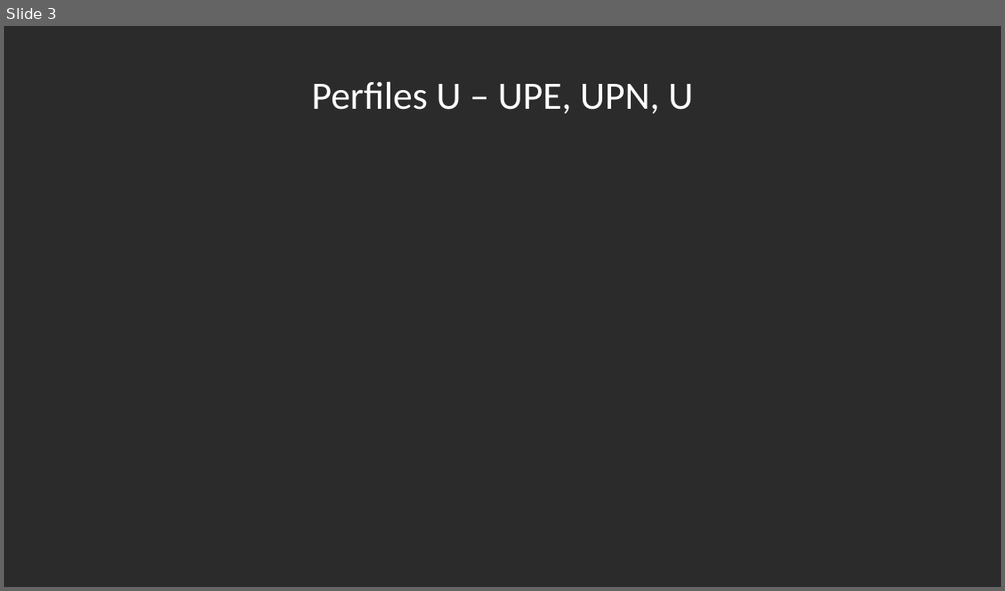
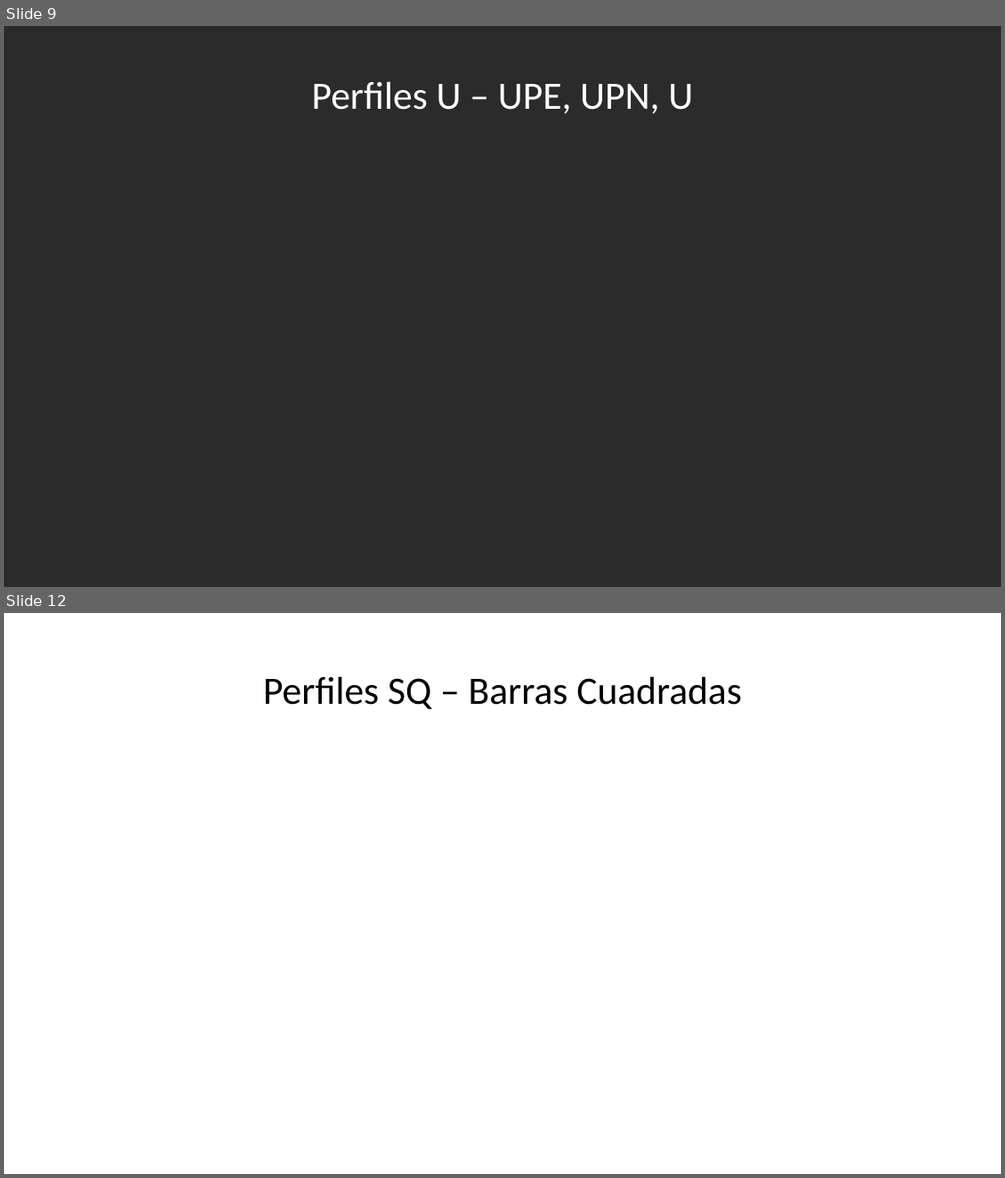
Before and after one commit to DanielPulido026/Carpinteria, a slide deck: Perfiles metalicos.pptx. Shown one above the other, each under a label of ours: slide 3 before the commit, slides 9 and 12 after it; the slides between them are not shown. The pictures are 1005x591 and 1005x1178 pixels, drawn with LibreOffice and Linux fonts; fonts in the diff are those of the drawing; background and template pictures are left out; a plain dark background stands for a picture behind light text. Boxes give left, top, right and bottom in pixels: in the first picture for what was removed or moved away, otherwise in the second. Text is boxed around its words. In the diff, an @@ line names an element or a change of style, - is before the commit and + after.

```diff
--- a/Perfiles metalicos.pptx
+++ b/Perfiles metalicos.pptx
@@ slide 12 added at <box>4,613,1001,1174</box>, background picture (left out) @@
@@ text added at <box>263,676,742,709</box>, 28 pt, text #000000 @@
+Perfiles SQ – Barras Cuadradas
@@ what was slide 3 is now slide 9 @@
```
Also in this commit, not shown: 10 other slides added, 1 slide removed.
